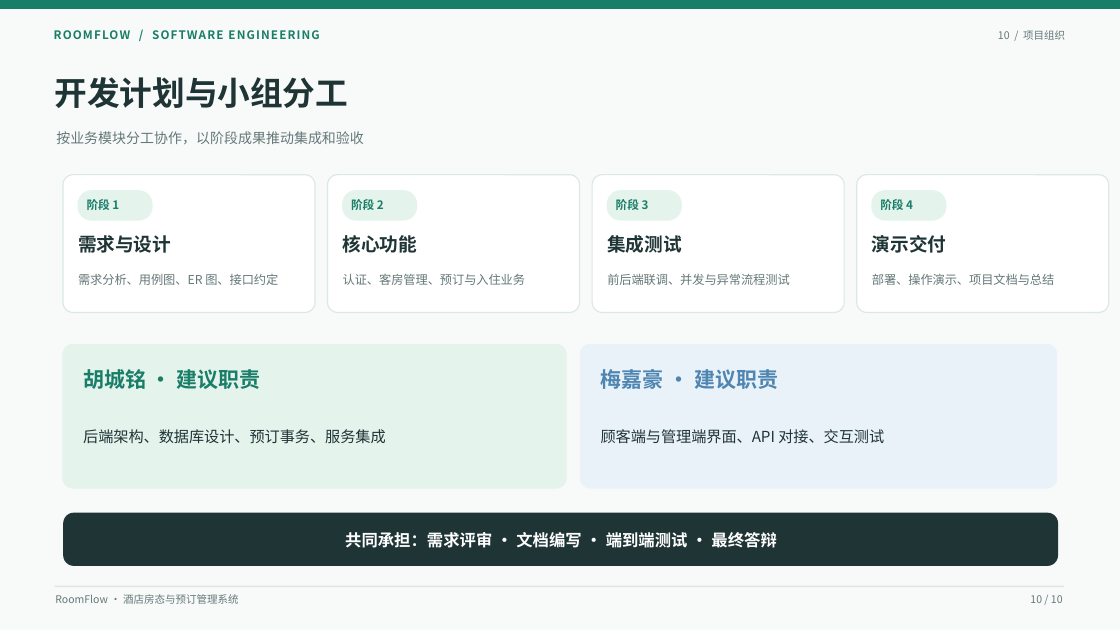
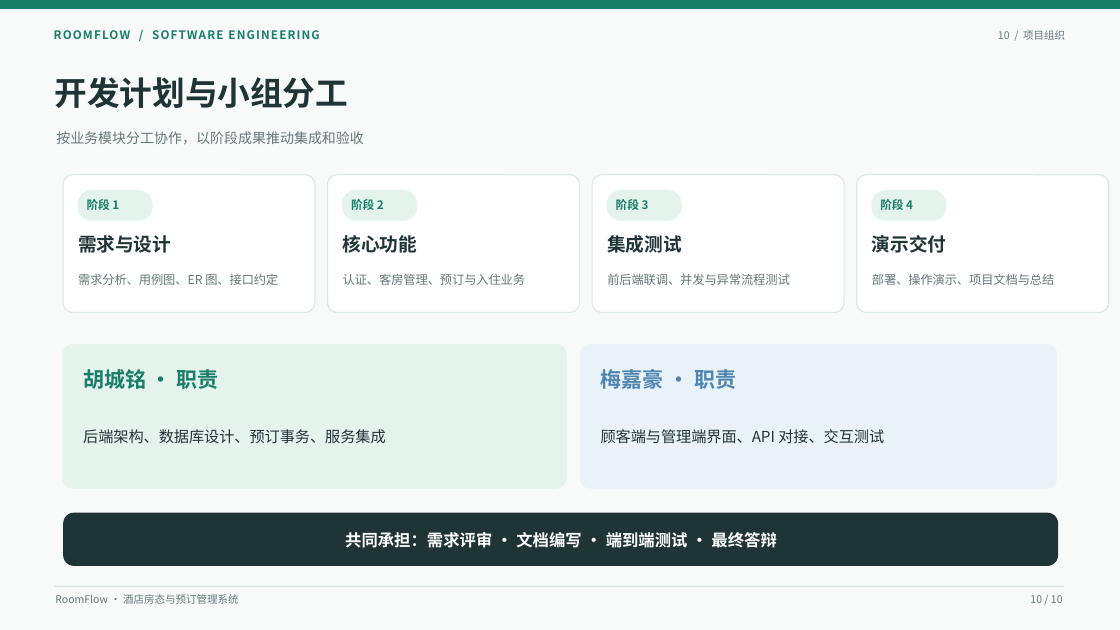
Before and after one commit to Yukii-1024/RoomFlow, a slide deck: slide 10 of doc/RoomFlow_软件工程开题报告.pptx. Drawn at 1120x630 pixels with LibreOffice and Linux fonts; fonts in the diff are those of the drawing. Boxes give left, top, right and bottom in pixels: in the first picture for what was removed or moved away, otherwise in the second. Text is boxed around its words. In the diff, an @@ line names an element or a change of style, - is before the commit and + after.

```diff
--- a/doc/RoomFlow_软件工程开题报告.pptx
+++ b/doc/RoomFlow_软件工程开题报告.pptx
@@ text at [83, 369, 219, 389]: text changed @@
-胡城铭 · 建议职责
+胡城铭 · 职责
@@ text at [601, 369, 736, 389]: text changed @@
-梅嘉豪 · 建议职责
+梅嘉豪 · 职责
```
Also in this commit, not shown: 2 other slides changed.
